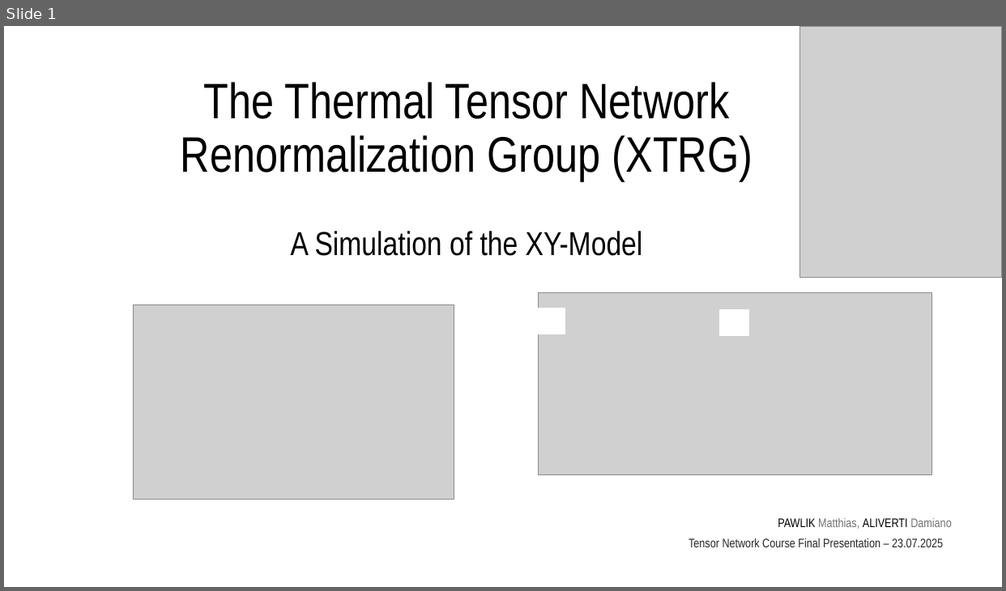
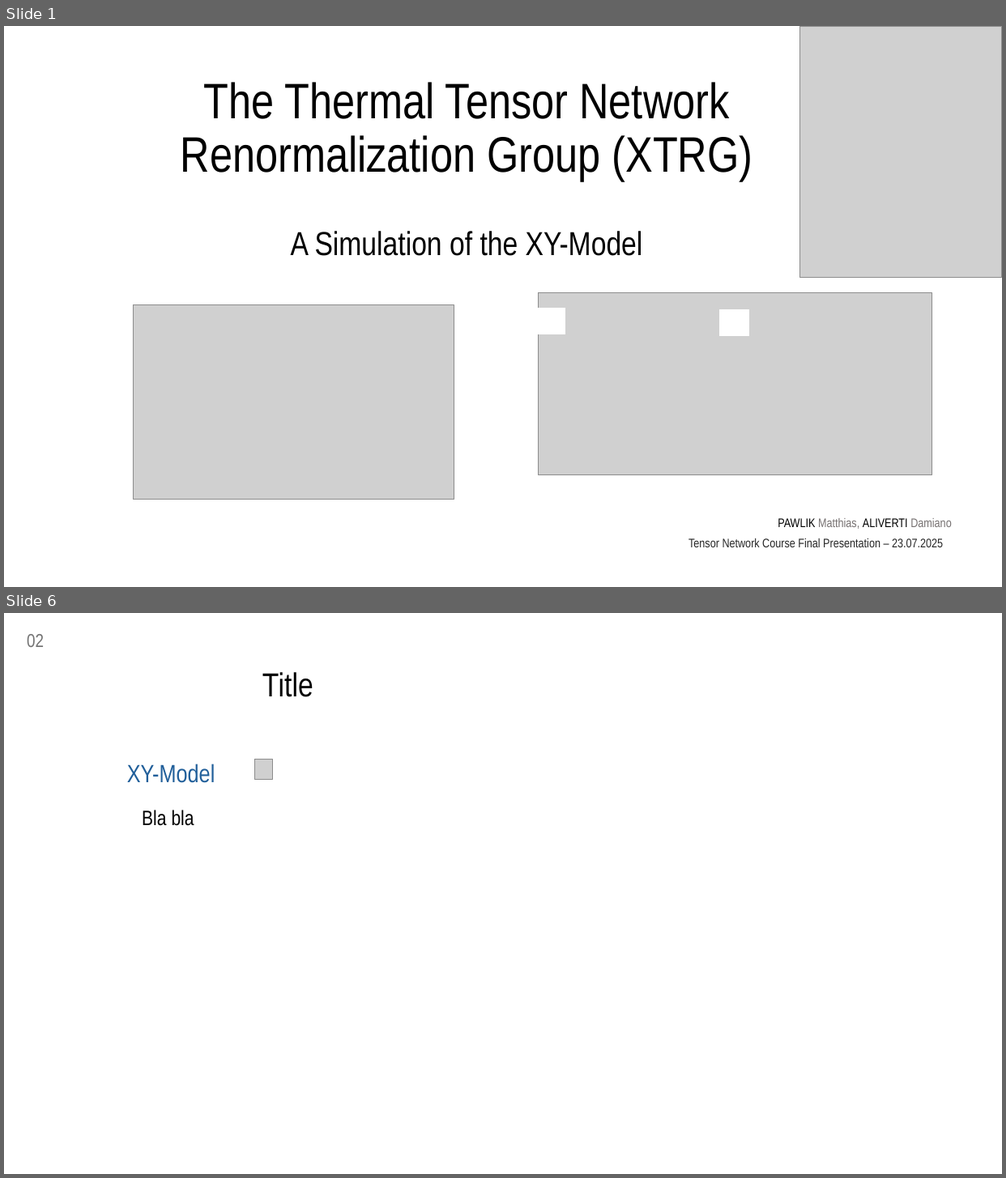
Before and after one commit to MrHighsenberg/XTRG-Algorithm, a slide deck: report/Term_Project_XTRG_Presentation.pptx. Shown one above the other, each under a label of ours: slide 1 before the commit, slides 1 and 6 after it; the slides between them are not shown. The pictures are 1006x591 and 1006x1178 pixels, drawn with LibreOffice and Linux fonts; fonts in the diff are those of the drawing; grey boxes stand for pictures. Boxes give left, top, right and bottom in pixels: in the first picture for what was removed or moved away, otherwise in the second. Text is boxed around its words. In the diff, an @@ line names an element or a change of style, - is before the commit and + after.

```diff
--- a/report/Term_Project_XTRG_Presentation.pptx
+++ b/report/Term_Project_XTRG_Presentation.pptx
@@ slide 6 added at box(4, 613, 1002, 1174), background #FFFFFF @@
@@ text added at box(27, 634, 44, 647), 18 pt, text #747474 @@
+02
@@ text added at box(262, 672, 313, 697), 32 pt, text #000000 @@
+Title
@@ text added at box(127, 764, 215, 783), 24 pt, text #215F9A @@
+XY-Model
@@ picture added at box(255, 760, 272, 779) @@
@@ text added at box(142, 810, 194, 826), 20 pt, text #000000 @@
+Bla bla
```
Also in this commit, not shown: 1 slide changed, 3 other slides added, 1 other file.
